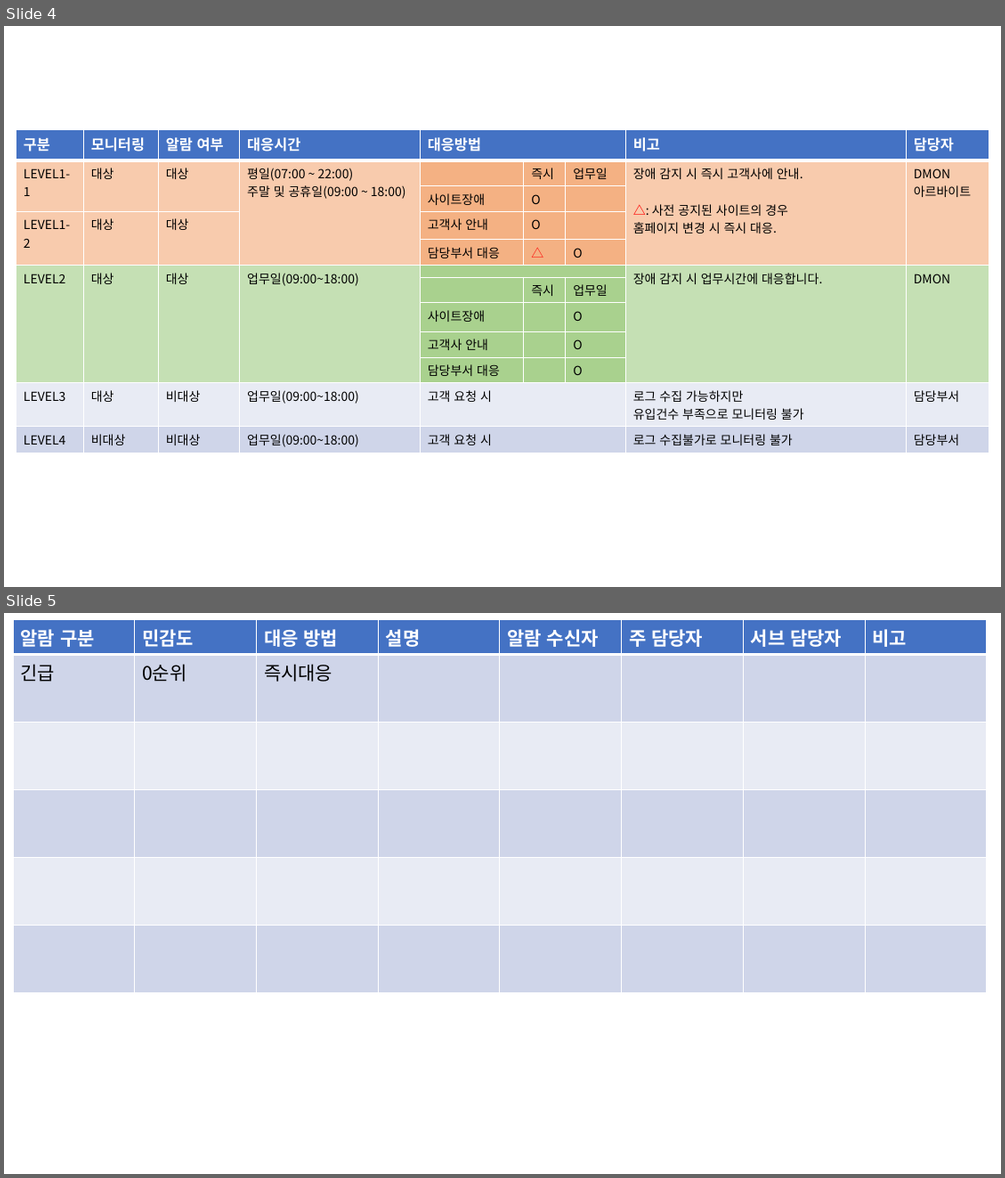
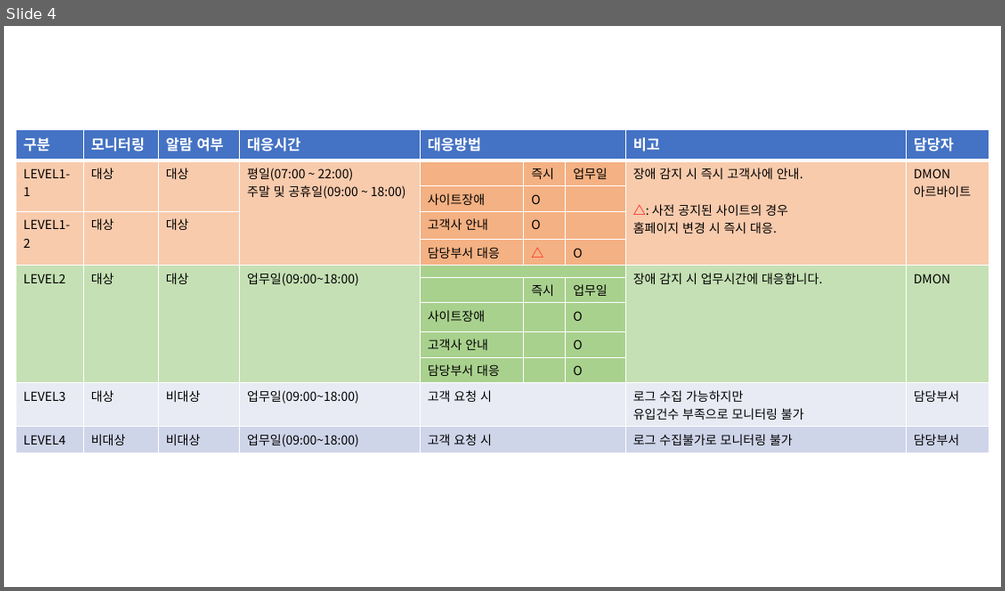
Before and after one commit to kwicmanual/kwicmanual.github.io, a slide deck: 매뉴얼.pptx. Shown one above the other, each under a label of ours: slides 4 and 5 before the commit, slide 4 after it. The pictures are 1005x1178 and 1005x591 pixels, drawn with LibreOffice and Linux fonts; fonts in the diff are those of the drawing. Boxes give left, top, right and bottom in pixels: in the first picture for what was removed or moved away, otherwise in the second. Text is boxed around its words. In the diff, an @@ line names an element or a change of style, - is before the commit and + after.

```diff
--- a/매뉴얼.pptx
+++ b/매뉴얼.pptx
@@ slide 5 removed at (x1=4, y1=613, x2=1001, y2=1174), background #FFFFFF @@
@@ table removed at (x1=13, y1=620, x2=988, y2=989), 6 rows, 8 columns @@
-알람 구분 | 민감도 | 대응 방법 | 설명 | 알람 수신자 | 주 담당자 | 서브 담당자 | 비고
-긴급 | 0순위 | 즉시대응 |  |  |  |  | 
- |  |  |  |  |  |  | 
- |  |  |  |  |  |  | 
- |  |  |  |  |  |  | 
- |  |  |  |  |  |  | 
```
Also in this commit, not shown: 1 slide added, 2 other files.
